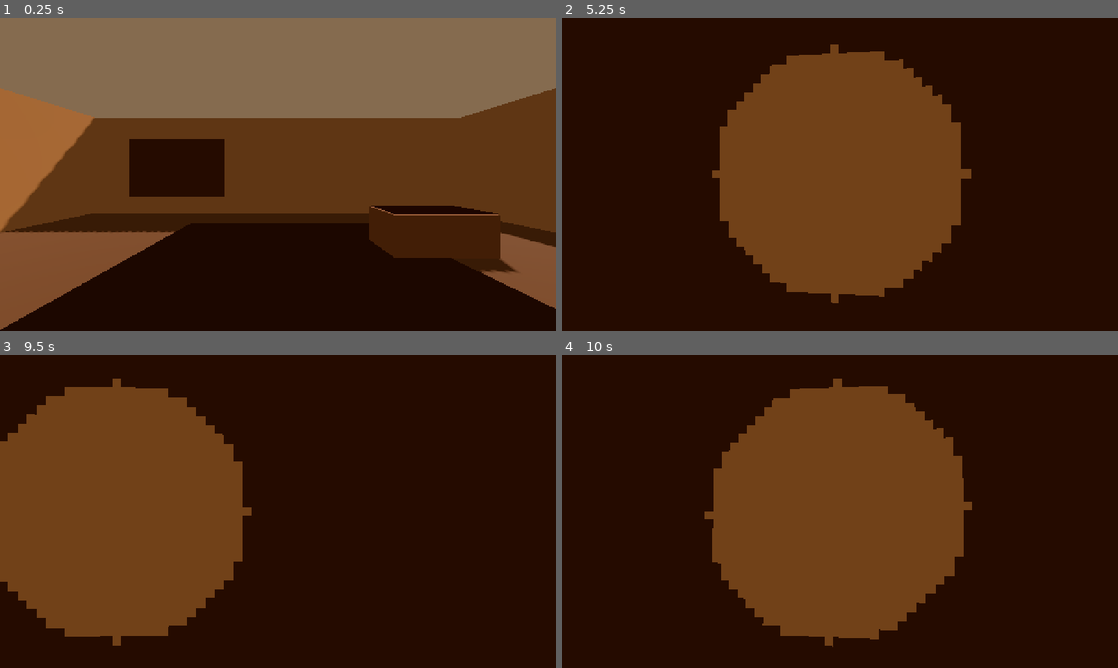
Above: before the commit, frames 1-4 (two rows, left to right).
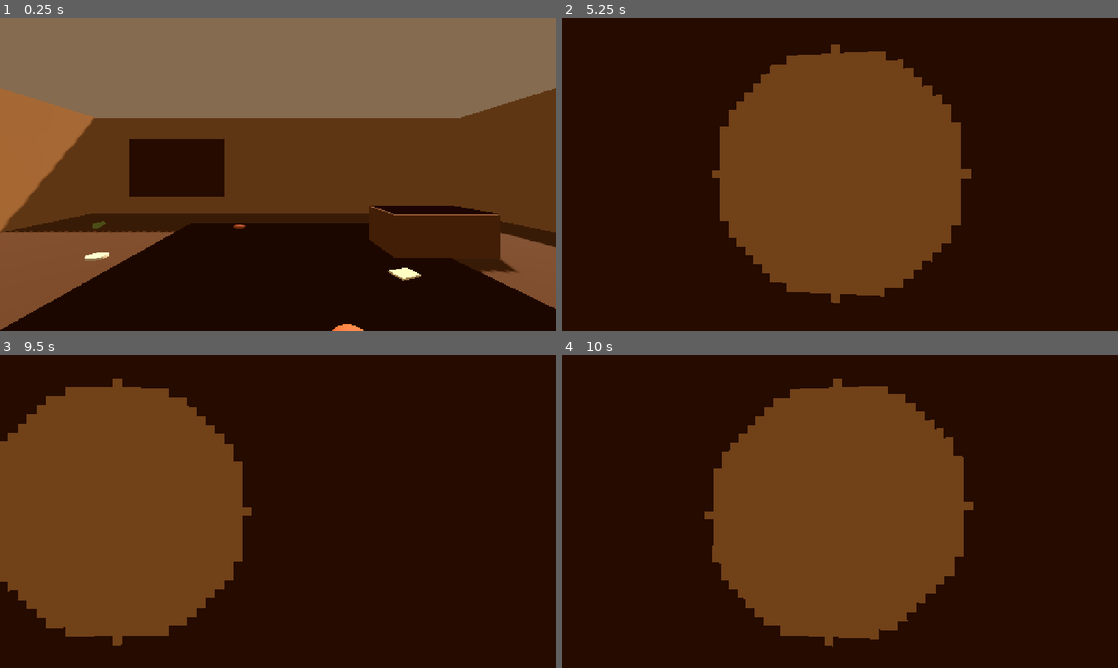
Above: after the commit, the same moments.

Repository: FoxyLight/cleanup-prototype
Game: Godot game, scene res://scenes/movie_studio/saloon_after_fight.tscn
The game is run twice, just before and just after one commit, with the same random seed, the same clock (stepped at 60 frames per second) and the same inputs. This scene is started directly instead of the project's main scene.
Inputs (mouse positions are in pixels of both pictures, inside the frame that each line leads up to):
- Up to frame 1 (0.25 s): no input
- Up to frame 2 (5.25 s): tap Enter at 0.5 s; move the mouse to (834, 180) at 0.52 s; press the mouse at (834, 180) at 0.53 s; hold W (move_forward) 0.53-2.78 s; move the mouse to (878, 177) at 1.27 s; release the mouse at (878, 177) at 1.28 s; tap Tab (inspect) at 1.35 s; move the mouse to (795, 171) at 2.02 s; tap E (interact) at 2.1, 4.35 s; tap R (restart) at 2.75, 4.25, 5 s; move the mouse to (845, 174) at 2.77 s; hold A (move_left) 2.78-3.53 s; click (845, 174) at 2.85 s; move the mouse to (817, 168) at 3.52 s; hold Tab (inspect) 3.53-4.28 s; hold W (move_forward) from 3.53 s (still down); move the mouse to (867, 174) at 4.27 s; move the mouse to (812, 174) at 5.02 s; press the mouse at (812, 174) at 5.03 s
- Up to frame 3 (9.5 s): tap R (restart) at 5.75, 6.5 s; move the mouse to (289, 505) at 5.77 s; release W (move_forward) at 5.78 s; release the mouse at (289, 505) at 5.78 s; hold D (move_right) 5.78-6.53 s; tap Tab (inspect) at 5.85 s; move the mouse to (272, 517) at 6.52 s; hold W (move_forward) 6.53-8.78 s; tap E (interact) at 6.6, 8.85 s; move the mouse to (316, 514) at 7.27 s; click (316, 514) at 7.35 s; move the mouse to (233, 508) at 8.02 s; hold Tab (inspect) 8.03-8.78 s; move the mouse to (283, 511) at 8.77 s; hold A (move_left) from 8.78 s (still down)
- Up to frame 4 (10 s): move the mouse to (817, 505) at 9.52 s; release A (move_left) at 9.53 s; press the mouse at (817, 505) at 9.53 s; hold W (move_forward) from 9.53 s (still down)

The runs differ from the first frame. In frame 1, 0.4% of the frame differs, in the area x 15-76%, y 64-100%; in frame 2, less than 0.1%; in frame 3, less than 0.1%; in frame 4, less than 0.1%.

Commit message:
feat: add seven Movie Studio DISCARD targets

Diff:
--- a/scenes/movie_studio/saloon_after_fight.tscn
+++ b/scenes/movie_studio/saloon_after_fight.tscn
@@ -1,7 +1,8 @@
-[gd_scene load_steps=18 format=3]
+[gd_scene load_steps=19 format=3]
 
 [ext_resource type="PackedScene" path="res://scenes/player.tscn" id="1_player"]
 [ext_resource type="Script" path="res://scripts/movie_studio/movie_studio_cleanable.gd" id="2_cleanable"]
+[ext_resource type="Script" path="res://scripts/movie_studio/discard_object.gd" id="3_discard"]
 
 [sub_resource type="BoxMesh" id="FloorMesh"]
 size = Vector3(14, 0.2, 10)
@@ -202,6 +203,55 @@
 clean_color = Color(0.51, 0.30, 0.13, 1)
 dirty_color = Color(0.18, 0.08, 0.03, 1)
 
+[node name="DiscardBottle01" type="Area3D" parent="."]
+position = Vector3(3.0, 0.02, 4.4)
+script = ExtResource("3_discard")
+target_id = &"discard_bottle_01"
+discard_kind = 0
+tint = Color(0.24, 0.52, 0.34, 1)
+
+[node name="DiscardPaper01" type="Area3D" parent="."]
+position = Vector3(5.2, 0.02, 5.1)
+script = ExtResource("3_discard")
+target_id = &"discard_paper_01"
+discard_kind = 1
+tint = Color(0.76, 0.70, 0.52, 1)
+
+[node name="DiscardFood01" type="Area3D" parent="."]
+position = Vector3(8.0, 0.02, 7.5)
+script = ExtResource("3_discard")
+target_id = &"discard_food_01"
+discard_kind = 2
+tint = Color(0.52, 0.25, 0.12, 1)
+
+[node name="DiscardPlate01" type="Area3D" parent="."]
+position = Vector3(10.1, 0.02, 5.7)
+script = ExtResource("3_discard")
+target_id = &"discard_plate_01"
+discard_kind = 3
+tint = Color(0.72, 0.67, 0.58, 1)
+
+[node name="DiscardPaper02" type="Area3D" parent="."]
+position = Vector3(2.4, 0.02, 8.0)
+script = ExtResource("3_discard")
+target_id = &"discard_paper_02"
+discard_kind = 1
+tint = Color(0.64, 0.57, 0.40, 1)
+
+[node name="DiscardBottle02" type="Area3D" parent="."]
+position = Vector3(11.8, 0.02, 7.7)
+script = ExtResource("3_discard")
+target_id = &"discard_bottle_02"
+discard_kind = 0
+tint = Color(0.38, 0.46, 0.20, 1)
+
+[node name="DiscardFood02" type="Area3D" parent="."]
+position = Vector3(6.4, 0.02, 3.9)
+script = ExtResource("3_discard")
+target_id = &"discard_food_02"
+discard_kind = 2
+tint = Color(0.62, 0.31, 0.14, 1)
+
 [node name="Player" parent="." instance=ExtResource("1_player")]
 position = Vector3(7, 1, 2.2)
 rotation_degrees = Vector3(0, 180, 0)
